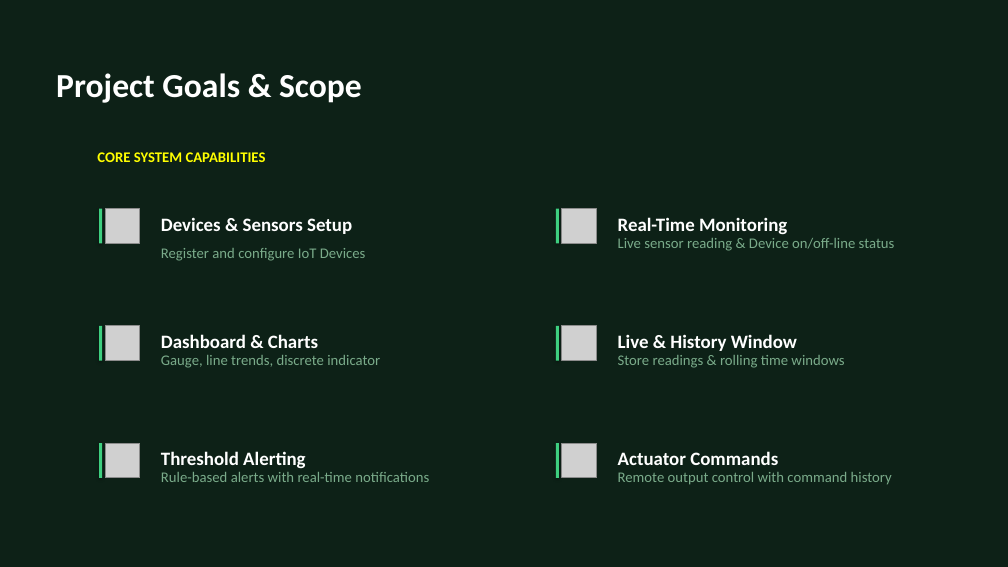
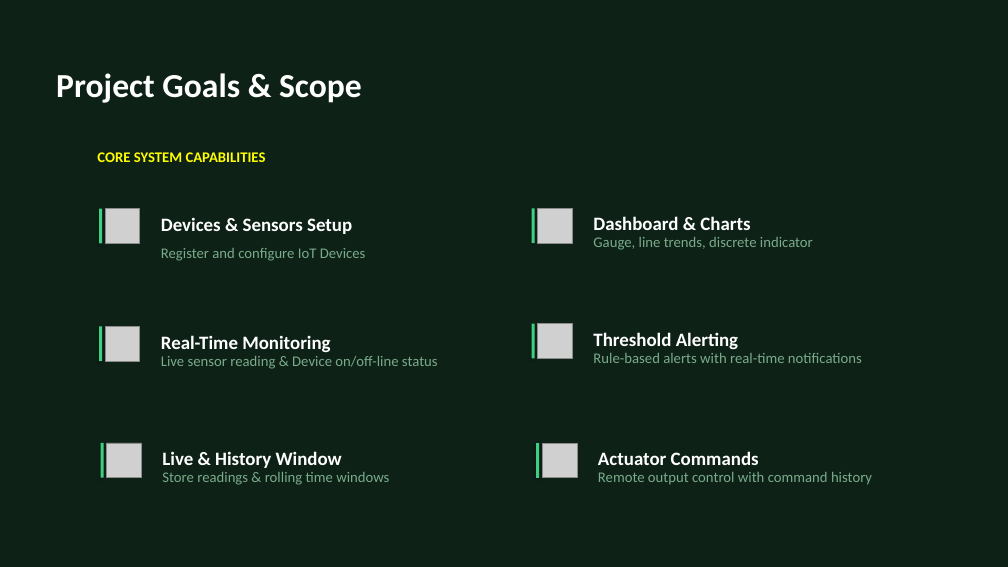
Before and after one commit to TranRTC/capstone_project, a slide deck: slide 4 of Documents/Presentation/Capstone Project Presentation.pptx. Drawn at 1008x567 pixels with LibreOffice and Linux fonts; fonts in the diff are those of the drawing; grey boxes stand for pictures. Boxes give left, top, right and bottom in pixels: in the first picture for what was removed or moved away, otherwise in the second. Text is boxed around its words. In the diff, an @@ line names an element or a change of style, - is before the commit and + after.

```diff
--- a/Documents/Presentation/Capstone Project Presentation.pptx
+++ b/Documents/Presentation/Capstone Project Presentation.pptx
@@ rectangle: place and size @@
-rectangle at bbox=[99, 326, 102, 361]
+rectangle at bbox=[532, 209, 535, 243]
@@ picture: place and size @@
-picture at bbox=[105, 326, 140, 361]
+picture at bbox=[538, 209, 572, 243]
@@ text "Dashboard & Charts": place and size @@
-text "Dashboard & Charts" at bbox=[161, 334, 318, 348]
+text "Dashboard & Charts" at bbox=[593, 216, 750, 230]
@@ text "Gauge, line trends, discrete indicator": place and size @@
-text "Gauge, line trends, discrete indicator" at bbox=[161, 355, 380, 368]
+text "Gauge, line trends, discrete indicator" at bbox=[593, 237, 813, 250]
@@ 2 texts, 1 picture, 1 rectangle: place and size @@
-2 texts, 1 picture, 1 rectangle at bbox=[556, 209, 895, 251]
+2 texts, 1 picture, 1 rectangle at bbox=[99, 327, 438, 369]
@@ rectangle: place and size @@
-rectangle at bbox=[99, 443, 102, 478]
+rectangle at bbox=[532, 324, 535, 358]
@@ picture: place and size @@
-picture at bbox=[105, 443, 140, 478]
+picture at bbox=[538, 324, 572, 358]
@@ text "Threshold Alerting": place and size @@
-text "Threshold Alerting" at bbox=[161, 451, 305, 468]
+text "Threshold Alerting" at bbox=[593, 332, 738, 350]
@@ text "Rule-based alerts with real-time notifications": place and size @@
-text "Rule-based alerts with real-time notifications" at bbox=[161, 472, 429, 482]
+text "Rule-based alerts with real-time notifications" at bbox=[593, 353, 862, 363]
@@ 2 texts, 1 picture, 1 rectangle: place and size @@
-2 texts, 1 picture, 1 rectangle at bbox=[556, 326, 844, 368]
+2 texts, 1 picture, 1 rectangle at bbox=[101, 443, 389, 485]
@@ 1 picture, 1 text, 1 rectangle: place and size @@
-1 picture, 1 text, 1 rectangle at bbox=[556, 443, 778, 478]
+1 picture, 1 text, 1 rectangle at bbox=[536, 443, 759, 478]
@@ text "Remote output control with command ...": place and size @@
-text "Remote output control with command ..." at bbox=[618, 472, 892, 485]
+text "Remote output control with command ..." at bbox=[598, 472, 872, 485]
```
Also in this commit, not shown: 1 other slide changed, 6 other files.
